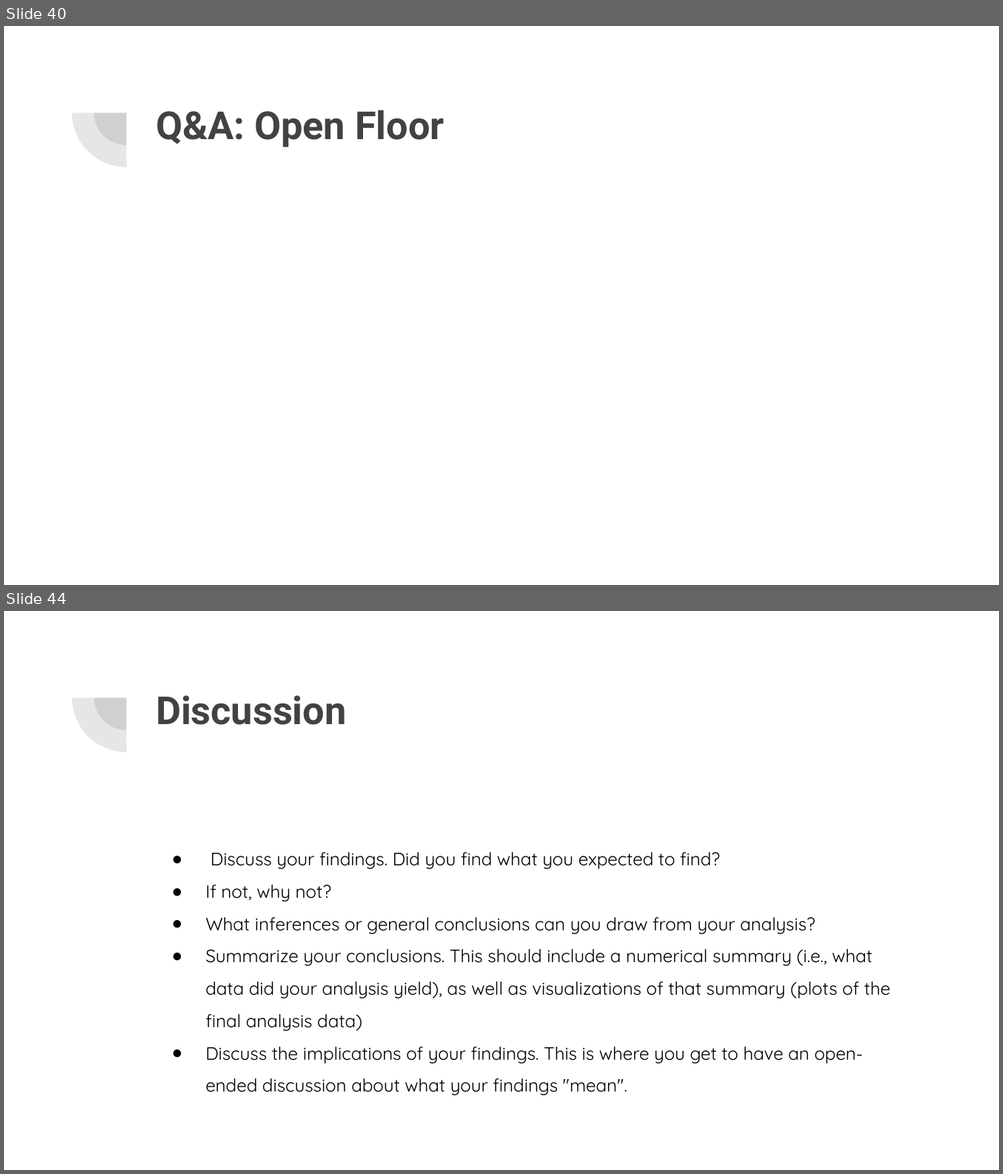
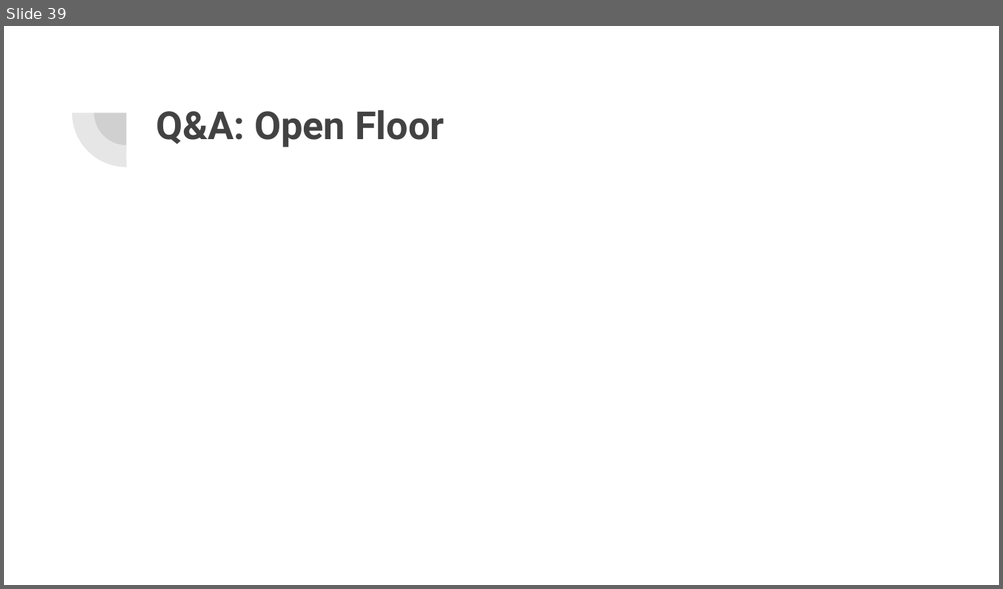
Before and after one commit to nix1228/Retro-Fireballs, a slide deck: Presentation/Retro Fireballs.pptx. Shown one above the other, each under a label of ours: slides 40 and 44 before the commit, slide 39 after it; the slides between them are not shown. The pictures are 1003x1174 and 1003x589 pixels, drawn with LibreOffice and Linux fonts; fonts in the diff are those of the drawing. Boxes give left, top, right and bottom in pixels: in the first picture for what was removed or moved away, otherwise in the second. Text is boxed around its words. In the diff, an @@ line names an element or a change of style, - is before the commit and + after.

```diff
--- a/Presentation/Retro Fireballs.pptx
+++ b/Presentation/Retro Fireballs.pptx
@@ slide 44 removed at [4, 611, 999, 1170], background #FFFFFF; not listed: 2 template elements that a slide beside it also shows @@
@@ title removed at [156, 695, 346, 725] @@
-Discussion
@@ text removed at [205, 852, 890, 1096] @@
-● Discuss your findings. Did you find what you expected to find?
-● If not, why not?
-● What inferences or general conclusions can you draw from your analysis?
-● Summarize your conclusions. This should include a numerical summary (i.e., what data did your analysis yield), as well as visualizations of that summary (plots of the final analysis data)
-● Discuss the implications of your findings. This is where you get to have an open-ended discussion about what your findings "mean".
@@ what was slide 40 is now slide 39 @@
```
Also in this commit, not shown: 1 slide changed, 5 other slides removed.
